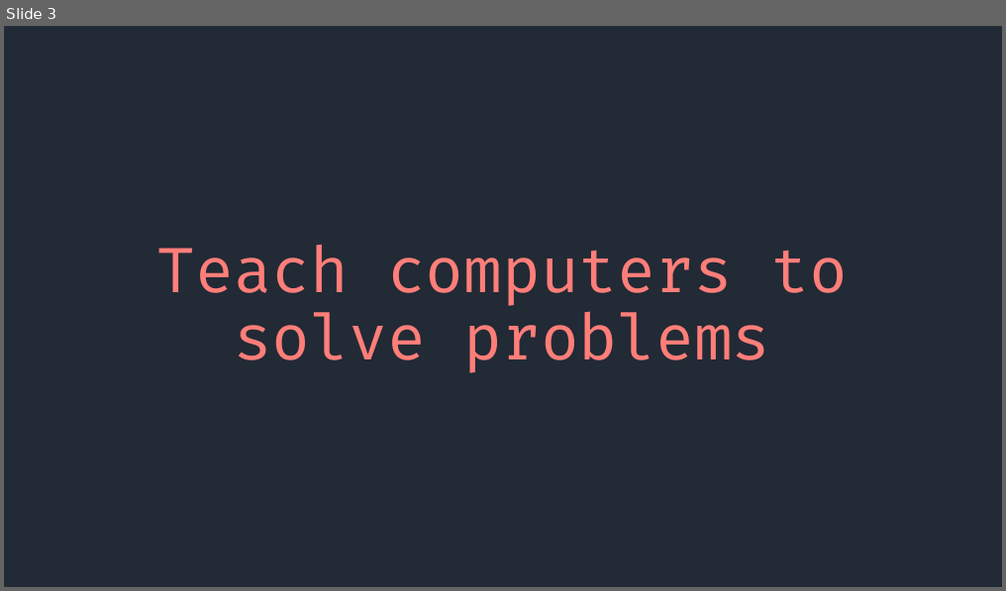
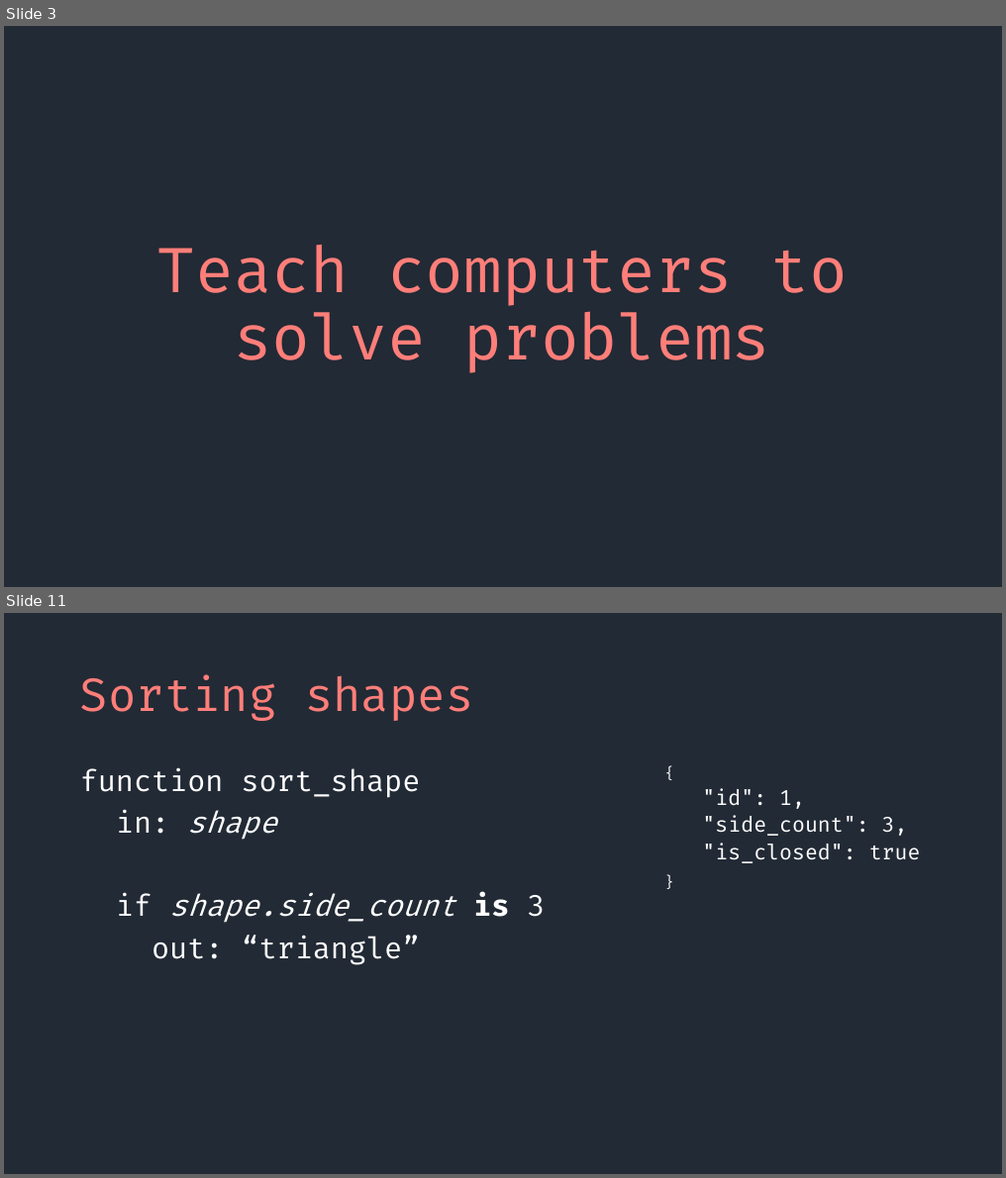
Before and after one commit to SeanMcP/college-career-day, a slide deck: presentation.pptx. Shown one above the other, each under a label of ours: slide 3 before the commit, slides 3 and 11 after it; the slides between them are not shown. The pictures are 1006x591 and 1006x1178 pixels, drawn with LibreOffice and Linux fonts; fonts in the diff are those of the drawing. Boxes give left, top, right and bottom in pixels: in the first picture for what was removed or moved away, otherwise in the second. Text is boxed around its words. In the diff, an @@ line names an element or a change of style, - is before the commit and + after.

```diff
--- a/presentation.pptx
+++ b/presentation.pptx
@@ slide 11 added at (x1=4, y1=613, x2=1002, y2=1174), background #222A35 @@
@@ title added at (x1=80, y1=674, x2=473, y2=721), 44 pt, text #FF7E79 @@
+Sorting shapes
@@ text added at (x1=80, y1=767, x2=545, y2=965), 28 pt, text #FFFFFF @@
+function sort_shape
+in: shape
+if shape.side_count is 3
+out: “triangle”
@@ text added at (x1=702, y1=788, x2=921, y2=863), 20 pt, text #FFFFFF @@
+{
+  "id": 1,
+  "side_count": 3,
+  "is_closed": true
+}
```
Also in this commit, not shown: 9 other slides added, 1 other file.
